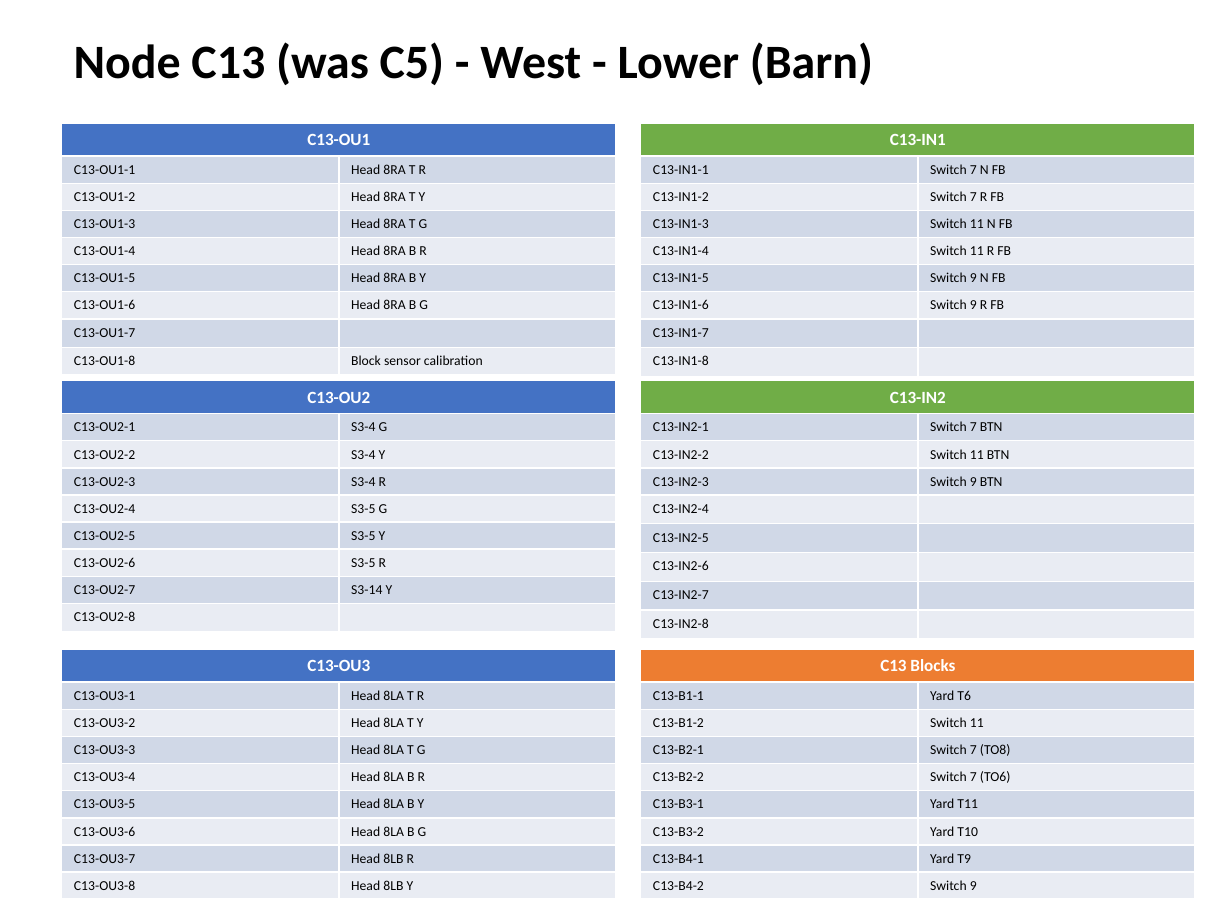
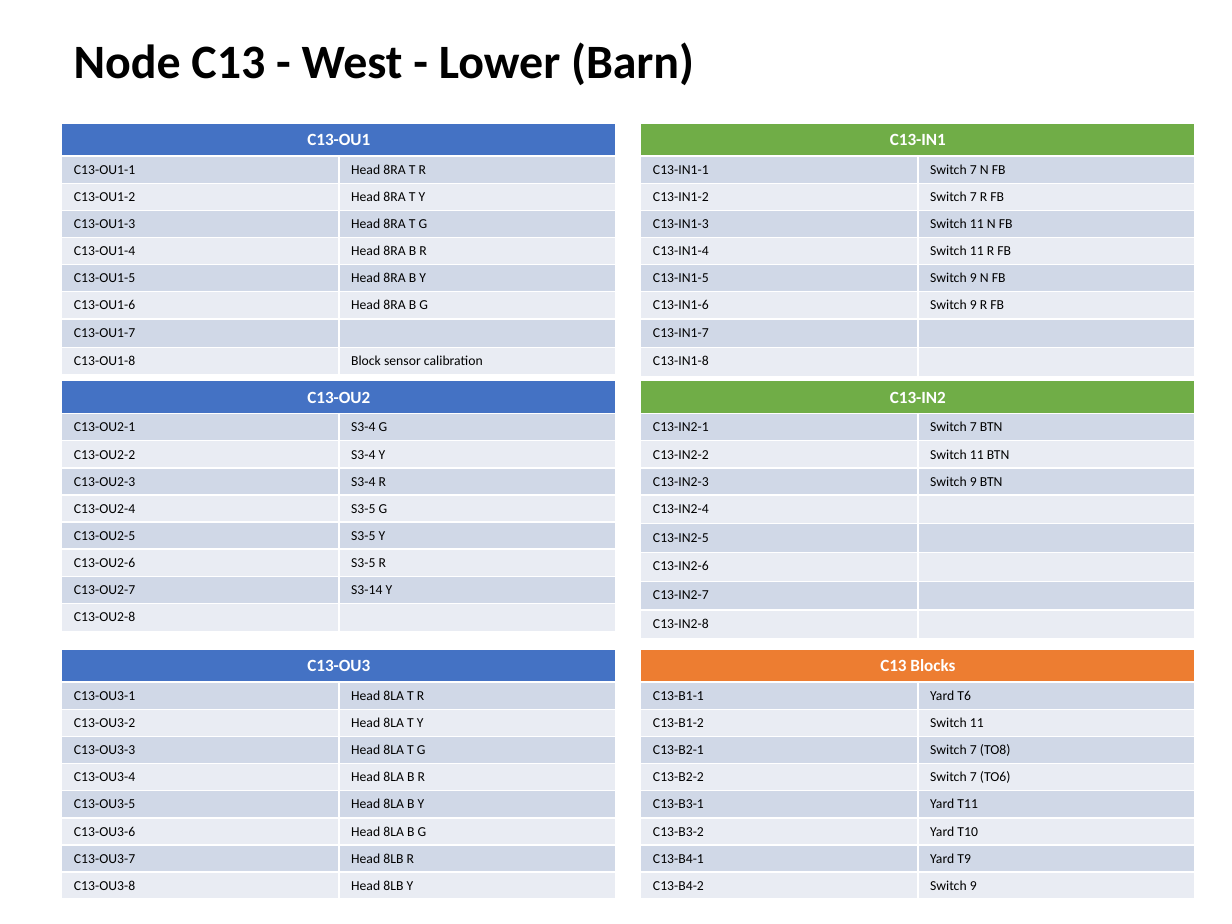
Before and after one commit to lnevo/hart, a slide deck: slide 9 of docs/wiring/Wiring_Schematic.pptx. Drawn at 1232x924 pixels with LibreOffice and Linux fonts; fonts in the diff are those of the drawing. Boxes give left, top, right and bottom in pixels: in the first picture for what was removed or moved away, otherwise in the second. Text is boxed around its words. In the diff, an @@ line names an element or a change of style, - is before the commit and + after.

```diff
--- a/docs/wiring/Wiring_Schematic.pptx
+++ b/docs/wiring/Wiring_Schematic.pptx
@@ text at box(74, 42, 694, 85): text changed @@
-Node C13 (was C5) - West - Lower (Barn)
+Node C13 - West - Lower (Barn)
```
Also in this commit, not shown: 12 other slides changed, 6 other files.
